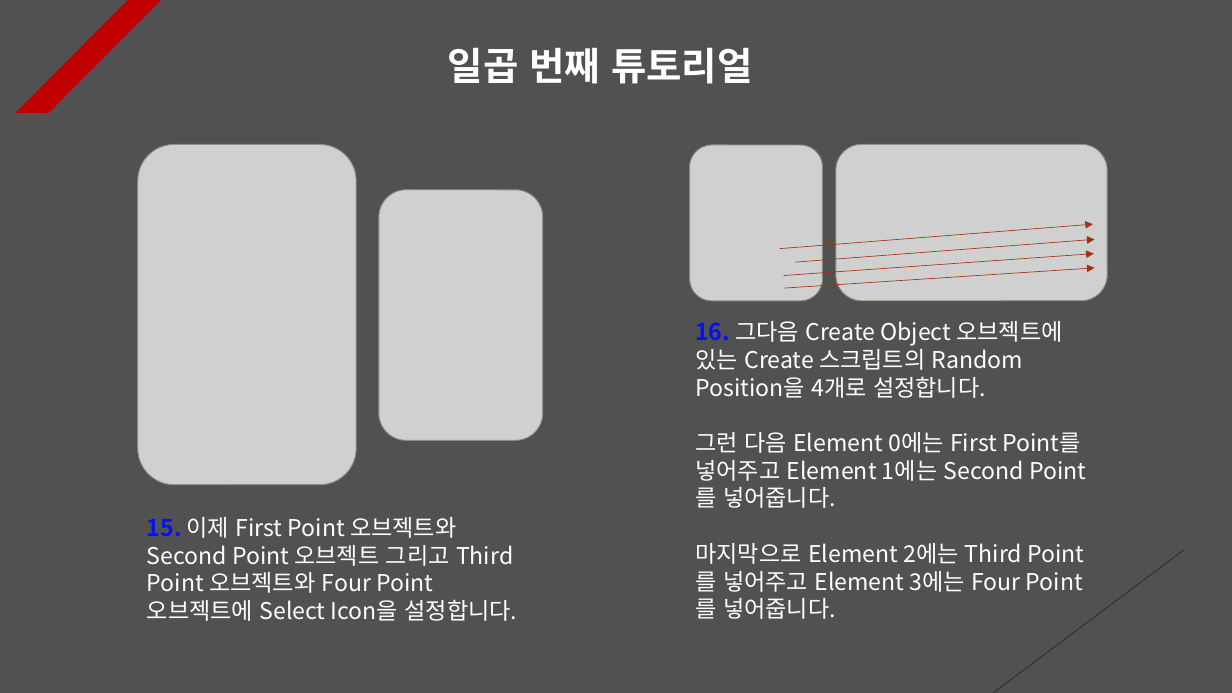
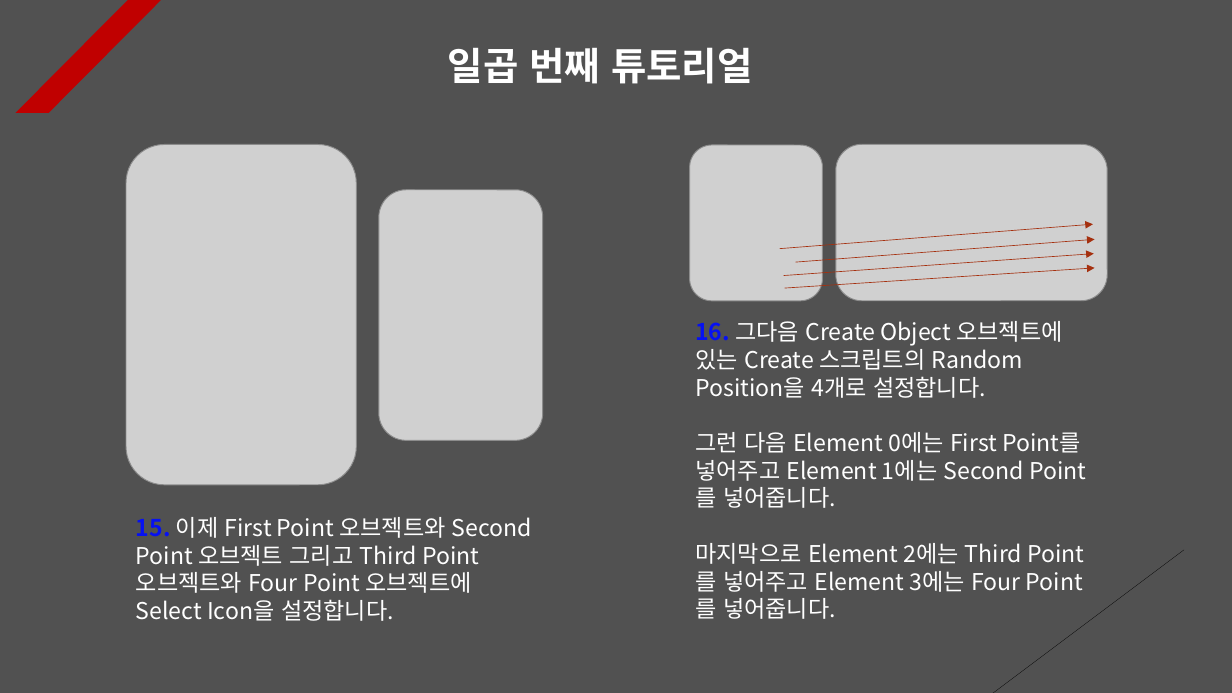
Before and after one commit to Unity2033/3D-UnityEngine, a slide deck: slide 9 of Assets/Class/Instantiate & Destroy/PPT Data/Instatiate and Destroy Example.pptx. Drawn at 1232x693 pixels with LibreOffice and Linux fonts; fonts in the diff are those of the drawing; grey boxes stand for pictures. Boxes give left, top, right and bottom in pixels: in the first picture for what was removed or moved away, otherwise in the second. Text is boxed around its words. In the diff, an @@ line names an element or a change of style, - is before the commit and + after.

```diff
--- a/Assets/Class/Instantiate & Destroy/PPT Data/Instatiate and Destroy Example.pptx
+++ b/Assets/Class/Instantiate & Destroy/PPT Data/Instatiate and Destroy Example.pptx
@@ picture resized from (x1=138, y1=144, x2=356, y2=484) to (x1=126, y1=144, x2=356, y2=484) @@
@@ text "15. 이제 First Point 오브젝트와 ..." rewrapped from (x1=147, y1=517, x2=518, y2=621) to (x1=136, y1=517, x2=532, y2=621) @@
```
Also in this commit, not shown: 8 other slides changed, 1 slide added, 5 other files.
